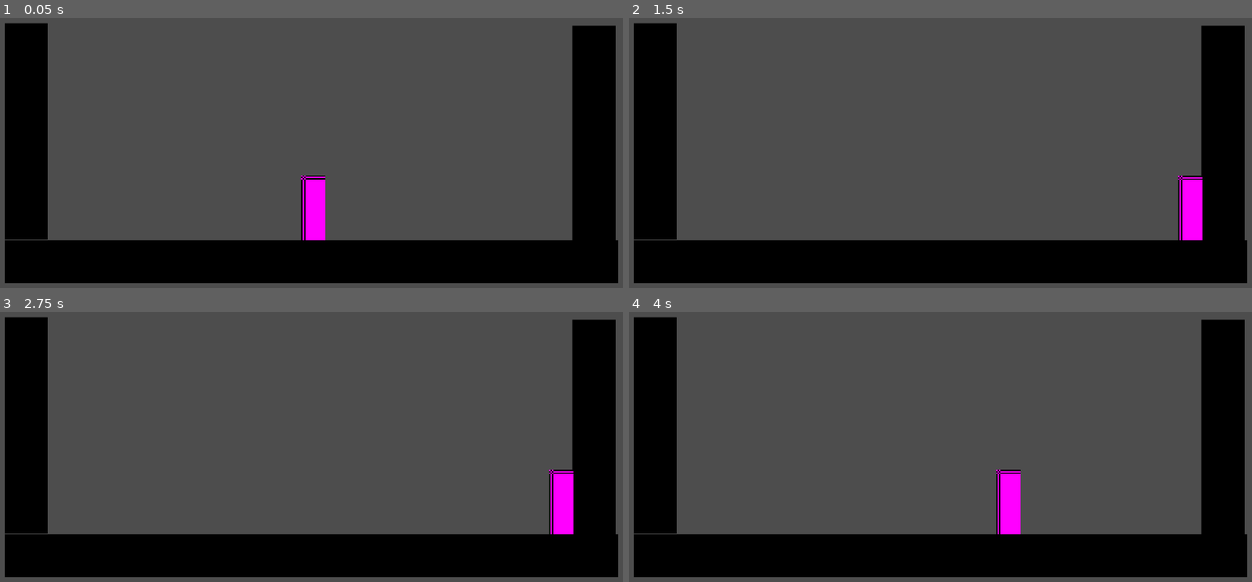
Above: before the commit, frames 1-4 (two rows, left to right).
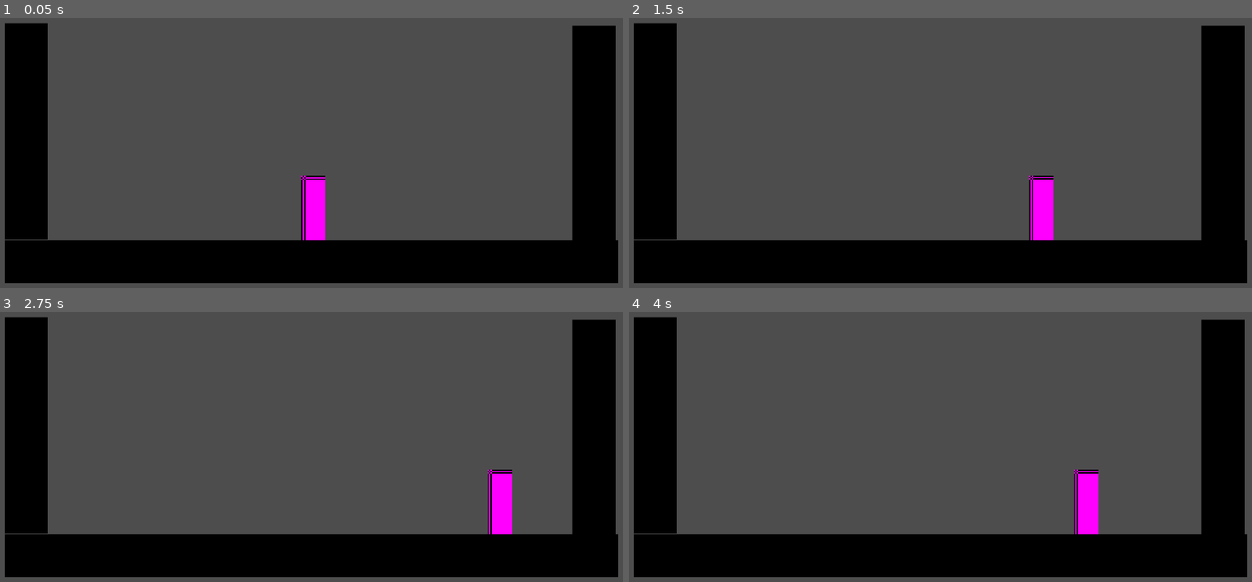
Above: after the commit, the same moments.

Repository: katfishkatfishing/Deathwish
Game: Godot game, scene res://test.tscn
Two runs of this game, one before a commit and one after it. Both use one fixed random seed, a clock stepped at 60 frames per second and the inputs below.
Inputs (mouse positions are in pixels of both pictures, inside the frame that each line leads up to):
- Up to frame 1 (0.05 s): no input
- Up to frame 2 (1.5 s): tap Enter (ui_accept) at 0.5, 0.6, 0.77, 1.07 s; move the mouse to (1083, 163) at 0.52 s; hold Right (right) 0.53-1.28 s; click (1083, 163) at 0.67 s; move the mouse to (815, 201) at 1.27 s; hold S (down) from 1.28 s (still down); tap Ctrl at 1.35 s
- Up to frame 3 (2.75 s): tap Enter (ui_accept) at 1.52, 1.55, 1.82, 2.3 s; move the mouse to (380, 395) at 2.02 s; release S (down) at 2.03 s; hold Right (right) from 2.03 s (still down); hold Shift from 2.03 s (still down)
- Up to frame 4 (4 s): move the mouse to (909, 549) at 2.77 s; release Right (right) at 2.78 s; release Shift at 2.78 s; hold W (up) 2.78-3.53 s; tap Alt at 2.85 s; click (909, 549) at 2.92 s; tap Enter (ui_accept) at 3.02, 3.05, 3.32, 3.6, 3.77 s; move the mouse to (1139, 530) at 3.52 s; hold Left (left) from 3.53 s (still down)

The runs differ from the first frame. In frame 1, less than 0.1% of the frame differs, in the area x 48-53%, y 58-60%; in frame 2, 1.9%, in the area x 64-93%, y 58-83%; in frame 3, 1.9%; in frame 4, 1.9%.

Commit message:
start initial work, added fsm

Diff:
--- a/player/player.gd
+++ /dev/null
@@ -1,28 +0,0 @@
-class_name Player
-extends CharacterBody2D
-
-
-const SPEED = 300.0
-const JUMP_VELOCITY = -400.0
-
-func _process(_delta: float) -> void:
-	pass
-
-func _physics_process(delta: float) -> void:
-	# Add the gravity.
-	if not is_on_floor():
-		velocity += get_gravity() * delta
-
-	# Handle jump.
-	if Input.is_action_just_pressed("ui_accept") and is_on_floor():
-		velocity.y = JUMP_VELOCITY
-
-	# Get the input direction and handle the movement/deceleration.
-	# As good practice, you should replace UI actions with custom gameplay actions.
-	var direction := Input.get_axis("left", "right")
-	if direction:
-		velocity.x = direction * SPEED
-	else:
-		velocity.x = move_toward(velocity.x, 0, SPEED)
-
-	move_and_slide()
--- a/player/player.tscn
+++ b/player/player.tscn
@@ -1,6 +1,8 @@
 [gd_scene format=3 uid="uid://bkqu31cujx45k"]
 
-[ext_resource type="Script" uid="uid://c1ag7qpsli2np" path="res://player/player.gd" id="1_oul6g"]
+[ext_resource type="Script" uid="uid://c1ag7qpsli2np" path="res://player/scripts/player.gd" id="1_oul6g"]
+[ext_resource type="Script" uid="uid://cgepdvl2o88bw" path="res://player/states/player_states_idle.gd" id="2_g1dw6"]
+[ext_resource type="Script" uid="uid://cbfde3s8ds3fv" path="res://player/states/player_state_run.gd" id="3_yw30f"]
 
 [sub_resource type="PlaceholderTexture2D" id="PlaceholderTexture2D_g4v7s"]
 size = Vector2(18, 48)
@@ -18,3 +20,11 @@
 [node name="CollisionShape2D" type="CollisionShape2D" parent="." unique_id=1483018582]
 position = Vector2(0, -23)
 shape = SubResource("RectangleShape2D_g4v7s")
+
+[node name="States" type="Node2D" parent="." unique_id=2019717742]
+
+[node name="Idle" type="Node2D" parent="States" unique_id=594893568]
+script = ExtResource("2_g1dw6")
+
+[node name="Run" type="Node2D" parent="States" unique_id=1180863821]
+script = ExtResource("3_yw30f")
--- /dev/null
+++ b/player/scripts/player.gd
@@ -0,0 +1,80 @@
+class_name Player
+extends CharacterBody2D
+
+# state machine variables
+var states: Array[PlayerState] = []
+
+# return active state
+var current_state: PlayerState:
+	get:
+		return states.front()
+
+#return immediate previous state
+var previous_state: PlayerState:
+	get:
+		return states[1]
+
+#variables
+var direction: Vector2 = Vector2.ZERO
+var gravity: float = 980.0
+
+func _ready() -> void:
+	initialise_states()
+
+func _unhandled_input(event: InputEvent) -> void:
+	change_state(current_state.handle_input(event))
+
+func _process(delta: float) -> void:
+	update_direction()
+	change_state(current_state.process(delta))
+
+func _physics_process(delta: float) -> void:
+	#apply gravity to jump
+	velocity.y += gravity * delta
+
+	#execute movement & collisions
+	move_and_slide()
+
+	#allow current state to run physics ticks or trigger transitions
+	change_state(current_state.physics_process(delta))
+
+func initialise_states() -> void:
+	states.clear()
+
+	#find all child nodes that inherit from PlayerState
+	for child in $States.get_children():
+		if child is PlayerState:
+			states.append(child)
+			child.player = self
+
+	if states.size() == 0:
+		return
+
+	# run initial setup on each state
+	for state in states:
+		state.init()
+
+	#enter default start state (idle)
+	change_state(current_state)
+	current_state.enter()
+
+func change_state(new_state: PlayerState) -> void:
+	#if no transition requested or already in that state, ignore
+	if new_state == null:
+		return
+	elif new_state == current_state:
+		return
+
+	#exit old state
+	if current_state:
+		current_state.exit()
+
+	#puah the new state to idx 0 and enter it
+	states.push_front(new_state)
+	current_state.enter()
+
+	#keep hiatory at 3 to prevent bloat
+	states.resize(3)
+
+func update_direction() -> void:
+	direction = Input.get_vector("left", "right", "up", "down")
--- /dev/null
+++ b/player/states/00_player_state.gd
@@ -0,0 +1,23 @@
+class_name PlayerState
+extends Node
+
+var player: Player
+var next_state: PlayerState
+
+func init() -> void:
+	pass
+
+func enter() -> void:
+	pass
+
+func exit() -> void:
+	pass
+
+func handle_input(_event: InputEvent) -> PlayerState:
+	return next_state
+
+func process(_delta: float) -> PlayerState:
+	return next_state
+
+func physics_update(_delta: float) -> void:
+	pass
--- /dev/null
+++ b/player/states/player_state_run.gd
@@ -0,0 +1,14 @@
+class_name PlayerStateRun
+extends PlayerState
+
+@export var move_speed: float = 100.0
+
+func physics_process(_delta: float) -> PlayerState:
+	#if movement inputs released, go back to idle
+	if player.direction.x == 0.0:
+		return player.get_node("States/Idle")
+
+	#apply x movement based on speed
+	player.velocity.x = player.direction.x * move_speed
+
+	return next_state
--- /dev/null
+++ b/player/states/player_states_idle.gd
@@ -0,0 +1,13 @@
+class_name PlayerStateIdle
+extends PlayerState
+
+func enter() -> void:
+	#when idle stopp movemment
+	player.velocity.x = 0.0
+
+func physics_process(_delta: float) -> PlayerState:
+	#inpupt transition to run
+	if player.direction.x != 0.0:
+		return player.get_node("States/Run")
+
+	return next_state
--- a/project.godot
+++ b/project.godot
@@ -51,6 +51,7 @@
 "deadzone": 0.2,
 "events": [null, Object(InputEventKey,"resource_local_to_scene":false,"resource_name":"","device":-1,"window_id":0,"alt …(198 unchanged characters)…
 , Object(InputEventKey,"resource_local_to_scene":false,"resource_name":"","device":-1,"window_id":0,"alt_pressed":false …(186 unchanged characters)…
+, Object(InputEventKey,"resource_local_to_scene":false,"resource_name":"","device":-1,"window_id":0,"alt_pressed":false,"shift_pressed":false,"ctrl_pressed":false,"meta_pressed":false,"pressed":false,"keycode":0,"physical_keycode":32,"key_label":0,"unicode":32,"location":0,"echo":false,"script":null)
 ]
 }
 down={
@@ -59,15 +60,11 @@
 , Object(InputEventKey,"resource_local_to_scene":false,"resource_name":"","device":-1,"window_id":0,"alt_pressed":false …(186 unchanged characters)…
 ]
 }
-jump={
-"deadzone": 0.2,
-"events": [Object(InputEventKey,"resource_local_to_scene":false,"resource_name":"","device":-1,"window_id":0,"alt_pressed":false,"shift_pressed":false,"ctrl_pressed":false,"meta_pressed":false,"pressed":false,"keycode":0,"physical_keycode":32,"key_label":0,"unicode":32,"location":0,"echo":false,"script":null)
-]
-}
 attack={
 "deadzone": 0.2,
 "events": [Object(InputEventKey,"resource_local_to_scene":false,"resource_name":"","device":-1,"window_id":0,"alt_press …(192 unchanged characters)…
 , Object(InputEventMouseButton,"resource_local_to_scene":false,"resource_name":"","device":-1,"window_id":0,"alt_presse …(244 unchanged characters)…
+, Object(InputEventKey,"resource_local_to_scene":false,"resource_name":"","device":-1,"window_id":0,"alt_pressed":false,"shift_pressed":false,"ctrl_pressed":false,"meta_pressed":false,"pressed":false,"keycode":0,"physical_keycode":4194320,"key_label":0,"unicode":0,"location":0,"echo":false,"script":null)
 ]
 }
 dash={
Renamed: player/player.gd.uid -> player/scripts/player.gd.uid
Not shown, added: player/states/00_player_state.gd.uid
Not shown, added: player/states/player_state_run.gd.uid
Not shown, added: player/states/player_states_idle.gd.uid
Renamed: EventBus.gd -> scripts/EventBus.gd
Renamed: EventBus.gd.uid -> scripts/EventBus.gd.uid
Renamed: GameCore.gd -> scripts/GameCore.gd
Renamed: GameCore.gd.uid -> scripts/GameCore.gd.uid
